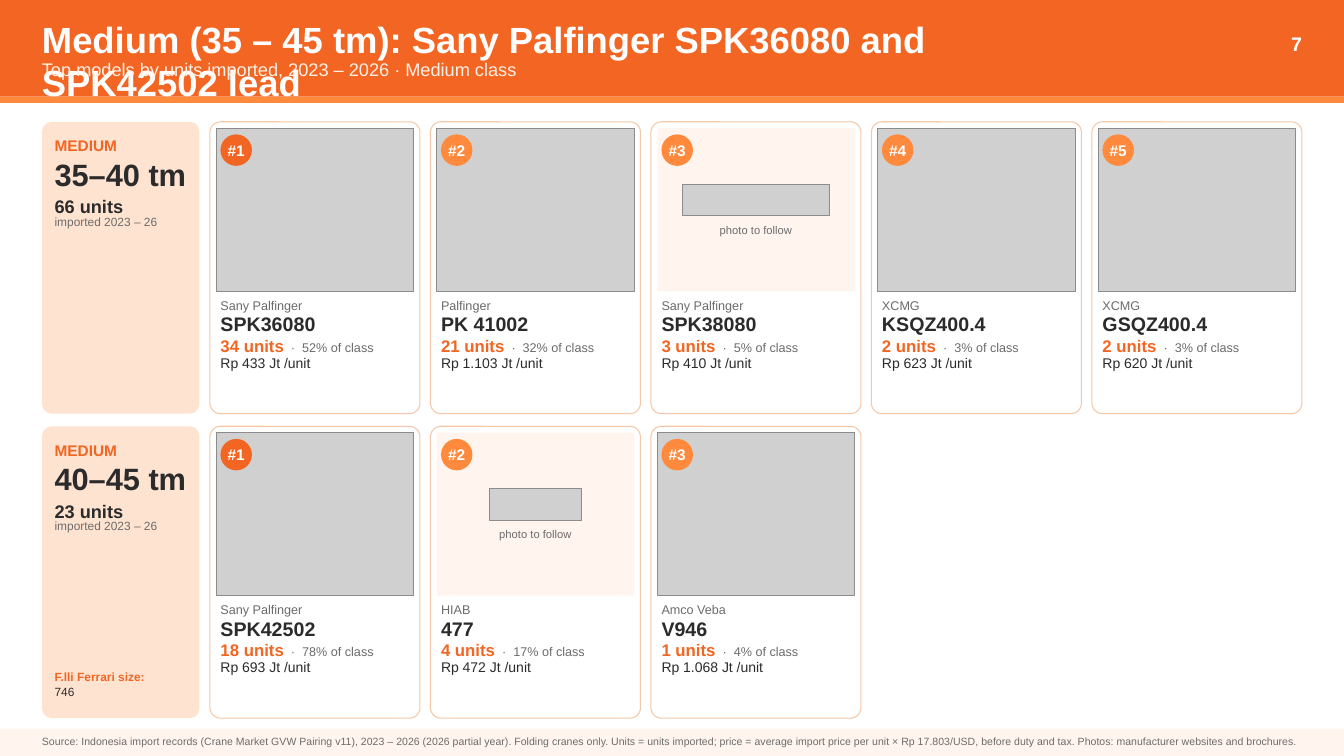
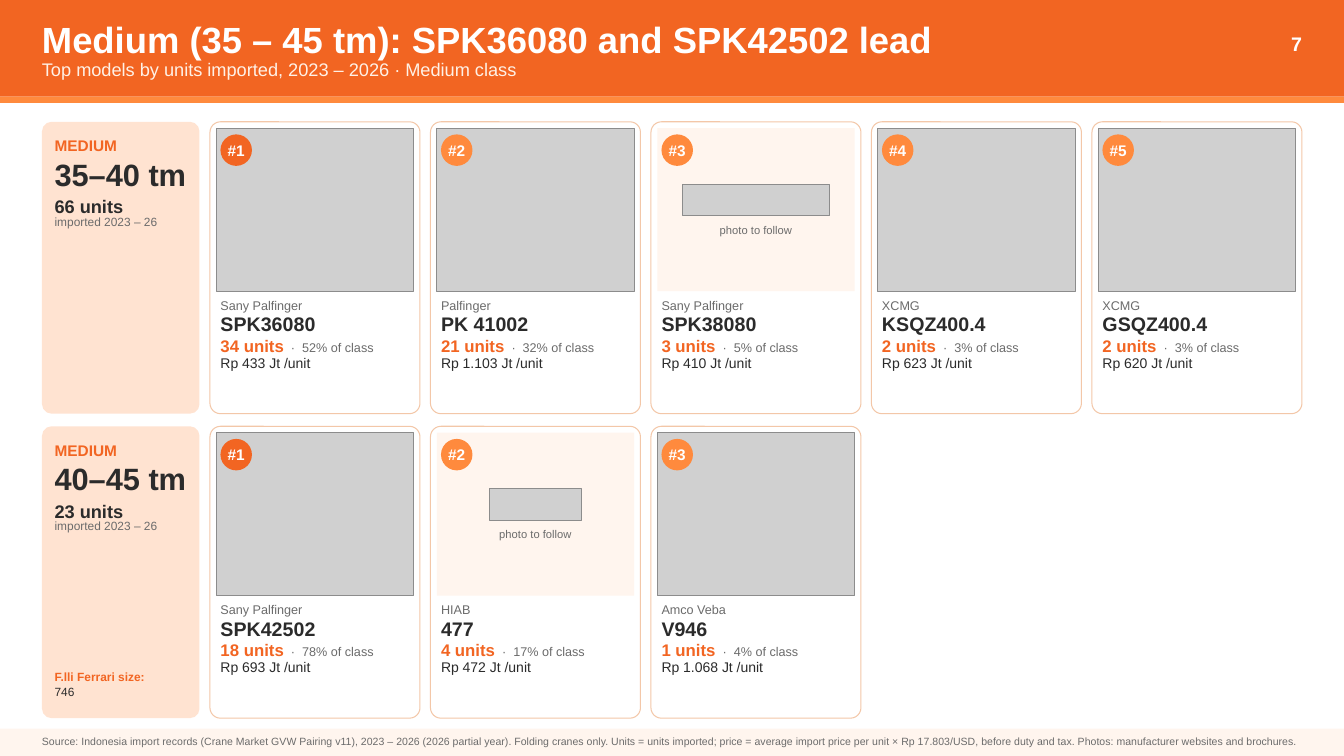
Before and after one commit to Godson7777/6month, a slide deck: slide 7 of nedp_deck/v7/Popular_Cranes_by_tm_Class.pptx. Drawn at 1344x756 pixels with LibreOffice and Linux fonts; fonts in the diff are those of the drawing; grey boxes stand for pictures. Boxes give left, top, right and bottom in pixels: in the first picture for what was removed or moved away, otherwise in the second. Text is boxed around its words. In the diff, an @@ line names an element or a change of style, - is before the commit and + after.

```diff
--- a/nedp_deck/v7/Popular_Cranes_by_tm_Class.pptx
+++ b/nedp_deck/v7/Popular_Cranes_by_tm_Class.pptx
@@ text at (42, 26, 932, 60): text changed @@
-Medium (35 – 45 tm): Sany Palfinger SPK36080 and SPK42502 lead
+Medium (35 – 45 tm): SPK36080 and SPK42502 lead
```
Also in this commit, not shown: 3 other slides changed, 1 other file.
